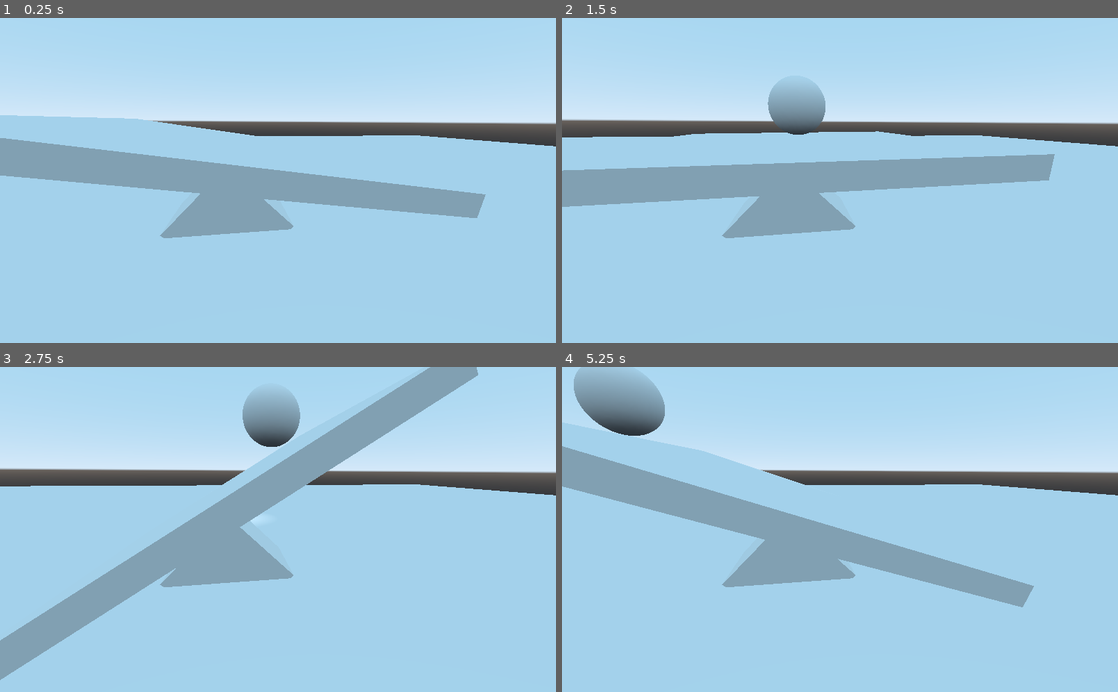
Above: before the commit, frames 1-4 (two rows, left to right).
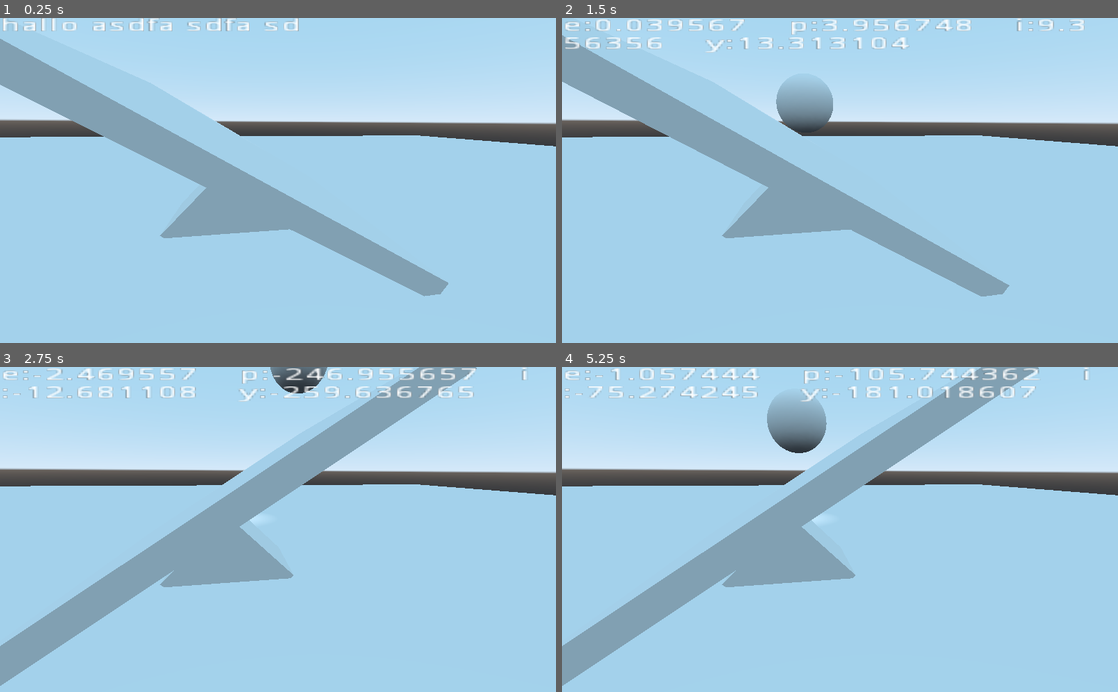
Above: after the commit, the same moments.

Repository: csaf4370/CTG
Game: Godot game, scene res://Main.tscn
Two runs of this game, one before a commit and one after it. Both use one fixed random seed, a clock stepped at 60 frames per second and the inputs below.
Inputs:
- Up to frame 1 (0.25 s): no input
- Up to frame 2 (1.5 s): no input
- Up to frame 3 (2.75 s): no input
- Up to frame 4 (5.25 s): no input

The runs differ from the first frame. In frame 1, 17% of the frame differs, in the area x 0-88%, y 0-86%; in frame 2, 19%; in frame 3, 5.4%; in frame 4, 25%, in the area x 0-95%, y 0-99%.

Commit message:
added i and exported vars to edit in editor

Diff:
--- a/src/Main.tscn
+++ b/src/Main.tscn
@@ -55,8 +55,10 @@
 
 [node name="Ball" type="RigidBody" parent="."]
 transform = Transform( 1, 0, 0, 0, 0.794934, -0.606696, 0, 0.606696, 0.794934, 0.782918, 8.774, 0.228989 )
-mass = 2.0
+mass = 4.0
 physics_material_override = SubResource( 11 )
+axis_lock_linear_z = true
+axis_lock_angular_x = true
 
 [node name="CollisionShape" type="CollisionShape" parent="Ball"]
 transform = Transform( 1, 0, 0, 0, 1, 2.98023e-08, 0, -2.98023e-08, 1, 0, 0, 0 )
@@ -89,7 +91,10 @@
 angular_limit/lower = -35.0
 motor/enable = true
 motor/target_velocity = -28.22
+motor/max_impulse = 3.5
 script = ExtResource( 1 )
+kp = 100
+ki = 10
 
 [node name="WippenFuss" type="StaticBody" parent="HingeJoint"]
 transform = Transform( -5.1162e-08, -4.6566e-10, 1, -1.49012e-08, 1, 9.31323e-10, -1, 2.98023e-08, -5.1162e-08, 0, -1.65293, 0.135597 )
@@ -113,3 +118,12 @@
 [node name="MeshInstance" type="MeshInstance" parent="HingeJoint/Wippe"]
 mesh = SubResource( 17 )
 material/0 = null
+
+[node name="stats" type="RichTextLabel" parent="."]
+margin_right = 209.0
+margin_bottom = 94.0
+rect_scale = Vector2( 4.74235, 2.21251 )
+text = "hallo asdfa sdfa sd"
+__meta__ = {
+"_edit_use_anchors_": false
+}
--- a/src/PID-Motor.gd
+++ b/src/PID-Motor.gd
@@ -1,4 +1,11 @@
 extends HingeJoint
+
+export var kp = 4
+export var ki = 4
+export var kd = 4
+
+var i_sum = 0.0
+var frame = 0
 
 # Declare member variables here. Examples:
 # var a = 2
@@ -12,6 +19,7 @@
 
 # Called every frame. 'delta' is the elapsed time since the previous frame.
 func _process(delta):
+	frame+=1
 	var b = get_node("../Ball")
 	var b_pos = b.global_transform.origin
 	var self_pos = self.global_transform.origin
@@ -19,6 +27,19 @@
 	var pos_diff = b_pos - self_pos
 
 	var e = pos_diff.x
-	print(e)
-	self.set("motor/target_velocity", -e)
+	var p_anteil = e * kp
+
+	i_sum += e*delta
+	var i_anteil = i_sum * ki
+
+	var y = p_anteil + i_anteil
+
+	var text = "e:" + str(e) + "\tp:" + str(p_anteil) + "\ti:" + str(i_anteil) + "\ty:" + str(y)
+
+	print("rotation of Wippe: " ,self.get_child(1).rotation)
+
+	self.set("motor/target_velocity", -y)
+
+	if (frame % 20 == 0):
+		get_node("../stats").set("text",text)
 	# print(self.get_property_list())
